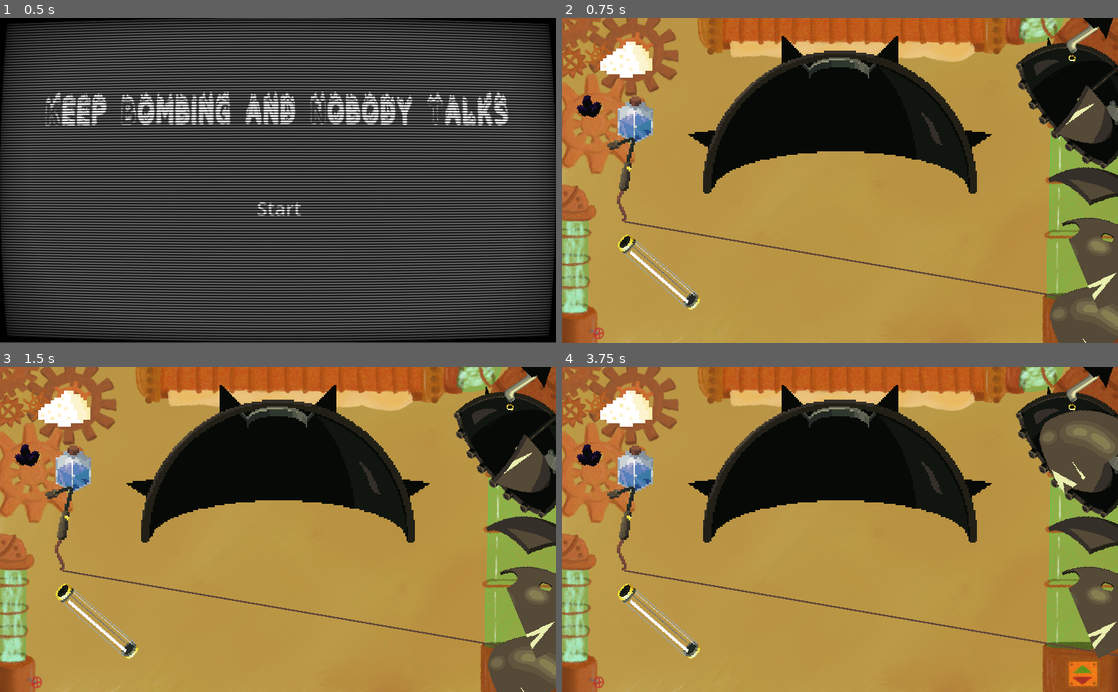
Above: before the commit, frames 1-4 (two rows, left to right).
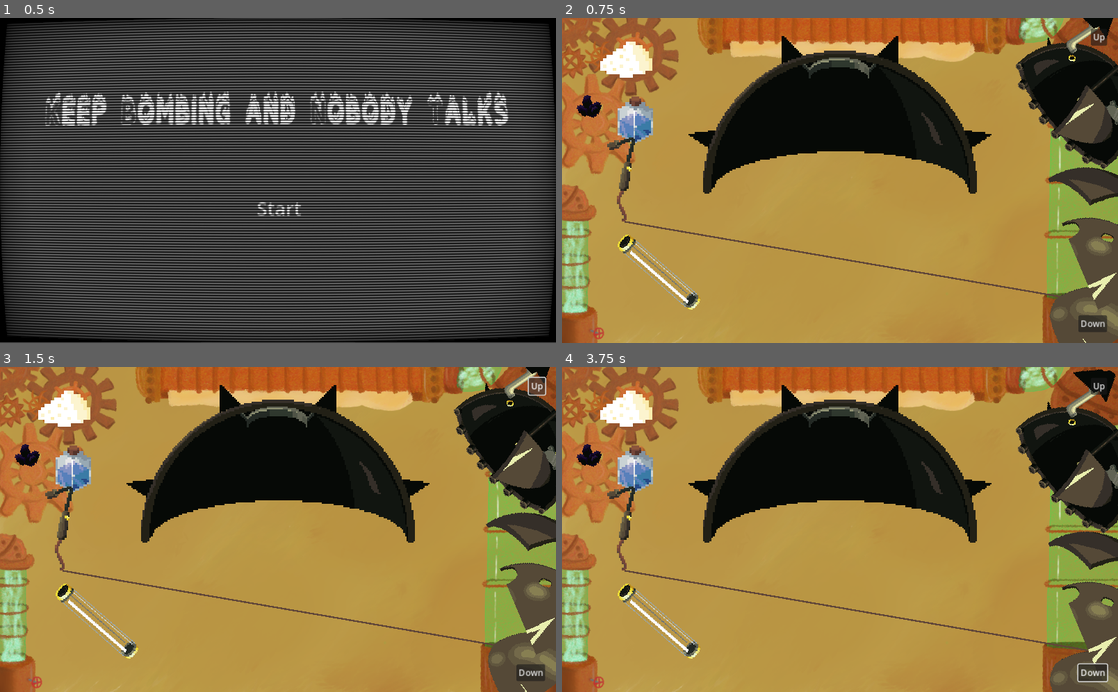
Above: after the commit, the same moments.

Repository: MarianPoirot/Gamejam-construire
Game: Godot game, scene res://Scenes/World/Opening.tscn
Same seed, same stepped clock (60 frames per second), same inputs: the game is played once before the commit and once after it. Sound files missing from this copy of the repository are replaced by a short silence.
Inputs (mouse positions are in pixels of both pictures, inside the frame that each line leads up to):
- Up to frame 1 (0.5 s): no input
- Up to frame 2 (0.75 s): click "Start" at 0.5 s
- Up to frame 3 (1.5 s): click (539, 386) at 1.25 s, where only the run after the commit has a clickable "Up"
- Up to frame 4 (3.75 s): click (1090, 672) at 2 s, where only the run after the commit has a clickable "Down"; tap Enter at 2.75 s; drag from (1084, 445) to (840, 461) at 2.77 s; tap Space (start) at 3.5 s; drag from (840, 461) to (1084, 445) at 3.52 s

Frame 1 is identical in both runs. In frame 2, 0.4% of the frame differs, in the area x 92-99%, y 3-97%; in frame 3, 3.2%; in frame 4, 8.7%, in the area x 81-100%, y 0-100%.

Commit message:
Ajout boutons tapis roulant

Diff:
--- a/Scenes/World/Main.tscn
+++ b/Scenes/World/Main.tscn
@@ -25,10 +25,11 @@
 [ext_resource type="PackedScene" uid="uid://ddce3absi6w14" path="res://Scenes/Pieces/coque_avant_inf_R.tscn" id="22_t6vc2"]
 [ext_resource type="PackedScene" uid="uid://be0d3psb00c0b" path="res://Scenes/Pieces/coque_avant_sup_L.tscn" id="23_4volp"]
 [ext_resource type="PackedScene" uid="uid://dqxfa0eotji3k" path="res://Scenes/Pieces/coque_avant_sup_R.tscn" id="24_my6qh"]
-[ext_resource type="PackedScene" uid="uid://bvw3bc0ql6jkw" path="res://Scenes/Pieces/pique.tscn" id="26_8ndhy"]
+[ext_resource type="PackedScene" uid="uid://crhpxe1wia0ow" path="res://Scenes/Pieces/pique.tscn" id="26_8ndhy"]
 [ext_resource type="AudioStream" uid="uid://6xo8b5qcmskn" path="res://Assets/Musics/bomb csgo.ogg" id="27_535mk"]
 [ext_resource type="PackedScene" uid="uid://d1b8hvnywnb72" path="res://Scenes/World/on_snapped_audio_player.tscn" id="28_kifyh"]
 [ext_resource type="PackedScene" uid="uid://cedibmcqfyv6m" path="res://Scenes/Explosion/explosion.tscn" id="28_n3qye"]
+[ext_resource type="PackedScene" uid="uid://c3f2rfu3sm00d" path="res://Scenes/World/ui.tscn" id="30_glgul"]
 
 [node name="Main" type="Node2D"]
 script = ExtResource("1_vn17v")
@@ -178,5 +179,7 @@
 
 [node name="Timer" type="Timer" parent="."]
 
+[node name="UI" parent="." instance=ExtResource("30_glgul")]
+
 [connection signal="just_snapped" from="Meche" to="." method="_on_meche_just_snapped"]
 [connection signal="finished" from="Explosion" to="." method="_on_audio_stream_player_finished"]
--- /dev/null
+++ b/Scenes/World/ui.tscn
@@ -0,0 +1,43 @@
+[gd_scene load_steps=2 format=3 uid="uid://c3f2rfu3sm00d"]
+
+[ext_resource type="Script" path="res://Scripts/World/ui.gd" id="1_nlicb"]
+
+[node name="UI" type="CanvasLayer"]
+
+[node name="UI" type="Control" parent="."]
+layout_mode = 3
+anchors_preset = 15
+anchor_right = 1.0
+anchor_bottom = 1.0
+grow_horizontal = 2
+grow_vertical = 2
+script = ExtResource("1_nlicb")
+
+[node name="MarginContainer" type="MarginContainer" parent="UI"]
+layout_mode = 1
+anchors_preset = 15
+anchor_right = 1.0
+anchor_bottom = 1.0
+grow_horizontal = 2
+grow_vertical = 2
+theme_override_constants/margin_top = 20
+theme_override_constants/margin_right = 20
+theme_override_constants/margin_bottom = 20
+
+[node name="Up" type="Button" parent="UI/MarginContainer"]
+layout_mode = 2
+size_flags_horizontal = 8
+size_flags_vertical = 0
+keep_pressed_outside = true
+text = "Up"
+
+[node name="Down" type="Button" parent="UI/MarginContainer"]
+layout_mode = 2
+size_flags_horizontal = 8
+size_flags_vertical = 8
+text = "Down"
+
+[connection signal="button_down" from="UI/MarginContainer/Up" to="UI" method="_on_up_button_down"]
+[connection signal="button_up" from="UI/MarginContainer/Up" to="UI" method="_on_move_button_up"]
+[connection signal="button_down" from="UI/MarginContainer/Down" to="UI" method="_on_down_button_down"]
+[connection signal="button_up" from="UI/MarginContainer/Down" to="UI" method="_on_move_button_up"]
--- a/Scripts/EventBus.gd
+++ b/Scripts/EventBus.gd
@@ -2,3 +2,6 @@
 
 
 signal piece_got_snapped(id:Id_pieces.id_pieces)
+
+signal tapis_roulant_descendre
+signal tapis_roulant_monter
--- a/Scripts/World/tapis_roulant.gd
+++ b/Scripts/World/tapis_roulant.gd
@@ -3,8 +3,8 @@
 const vitesse:=3.5
 
 func _ready():
-	Id_pieces.connect("tapis_roulant_descendre", descendre)
-	Id_pieces.connect("tapis_roulant_monter", monter)
+	EventBus.connect("tapis_roulant_descendre", descendre)
+	EventBus.connect("tapis_roulant_monter", monter)
 
 func _process(_delta):
 	if Input.is_action_pressed("descendre_tapis"):
--- /dev/null
+++ b/Scripts/World/ui.gd
@@ -0,0 +1,21 @@
+extends Control
+
+var sens = 0
+
+func _process(delta):
+	if sens<0:
+		EventBus.emit_signal("tapis_roulant_monter")
+	elif sens>0:
+		EventBus.emit_signal("tapis_roulant_descendre")
+
+
+
+func _on_up_button_down():
+	sens = -1
+
+func _on_down_button_down():
+	sens = 1
+
+
+func _on_move_button_up():
+	sens = 0
--- a/Scripts/id.gd
+++ b/Scripts/id.gd
@@ -92,6 +92,3 @@
 }
 
 var drag_and_drop_taken := false
-
-signal tapis_roulant_descendre
-signal tapis_roulant_monter
Not shown: 1 places in Scenes/World/Main.tscn that only renumber resources
